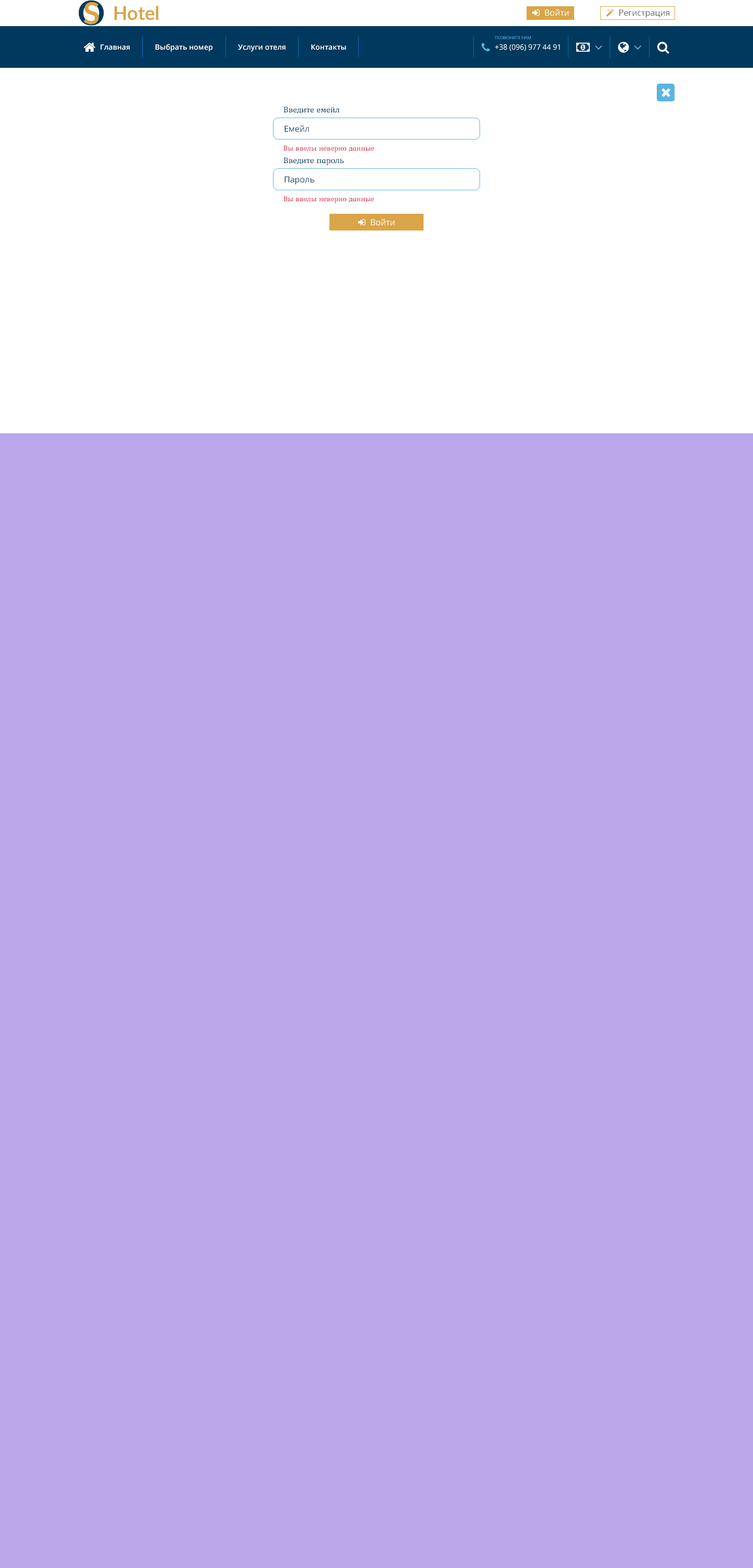
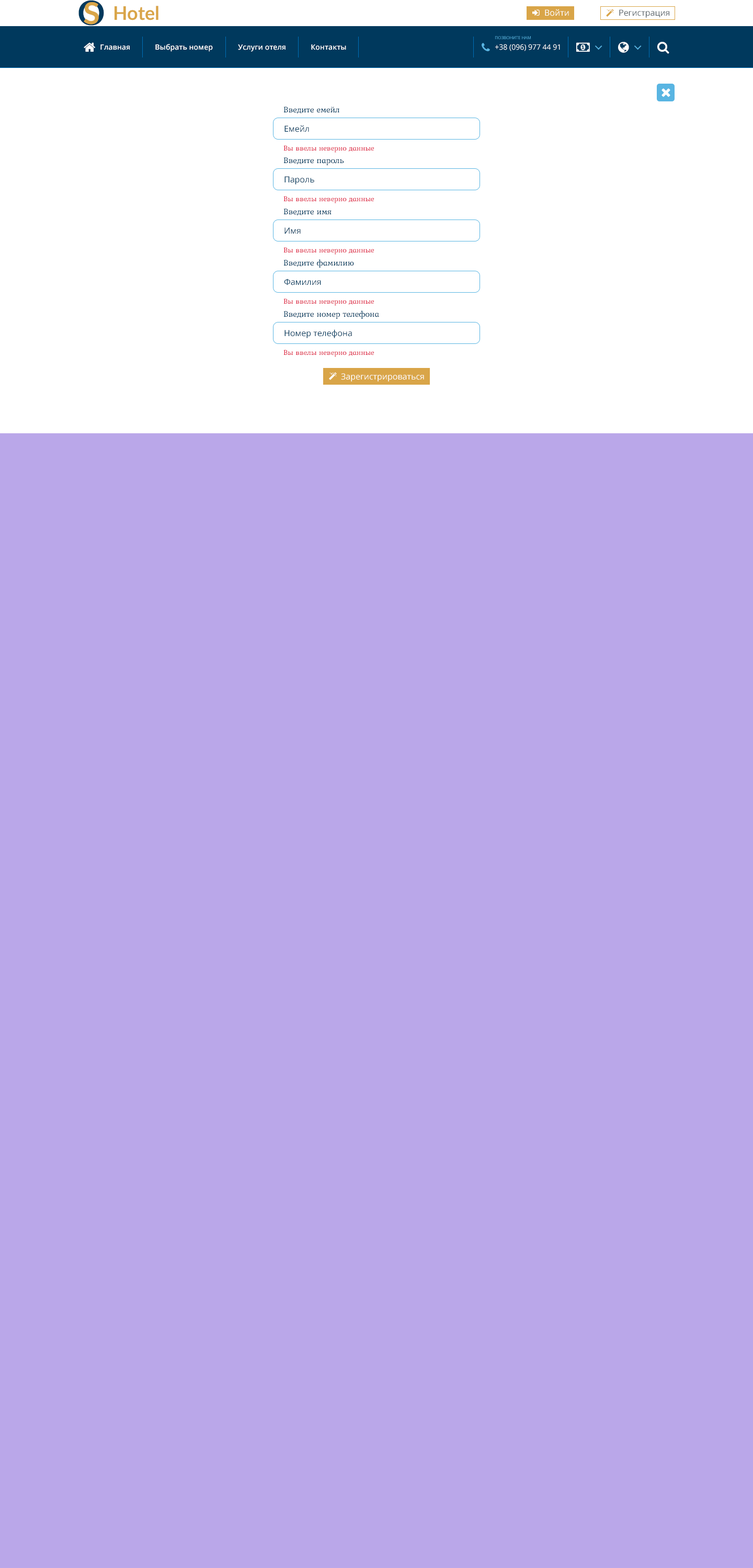
Layer changes from the first w=753, h=1568 image to the second:
hid group "login" (16 layers) over <box>272,208,480,231</box>
showed group "registration" (34 layers) over <box>272,208,480,385</box>
